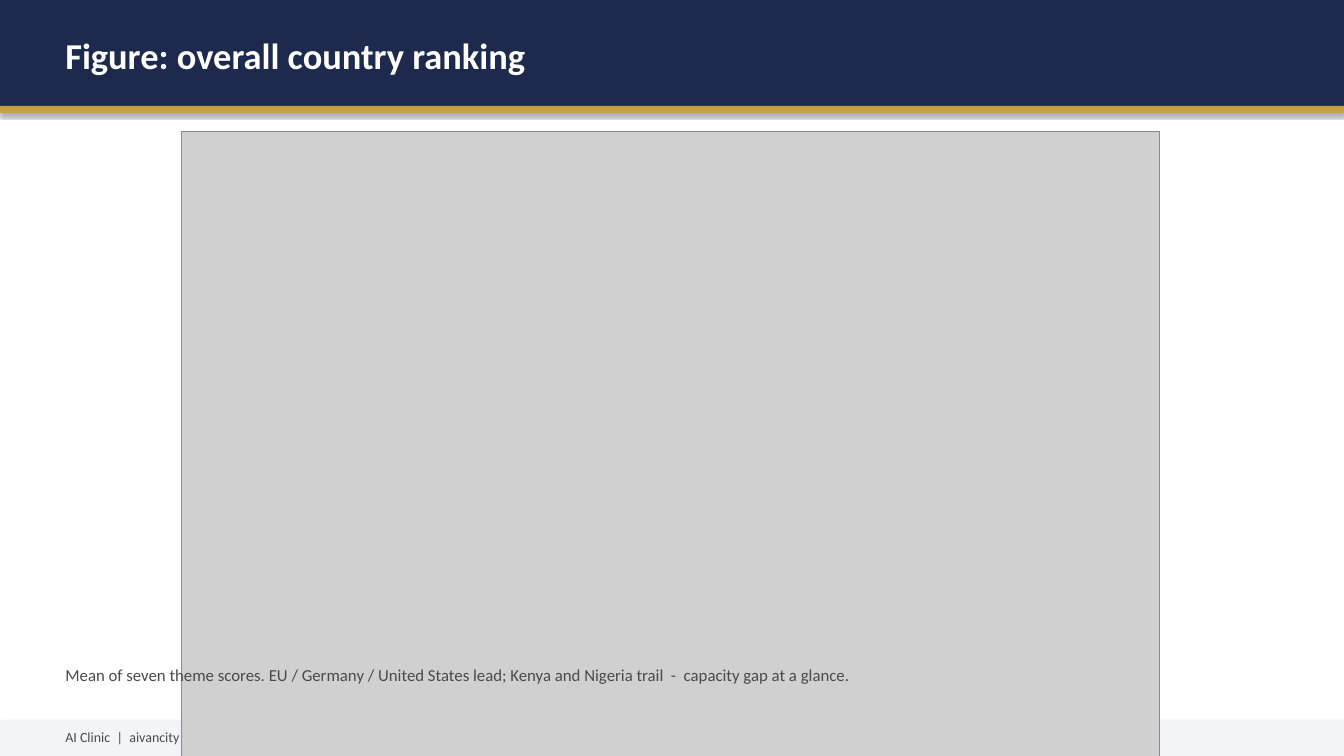
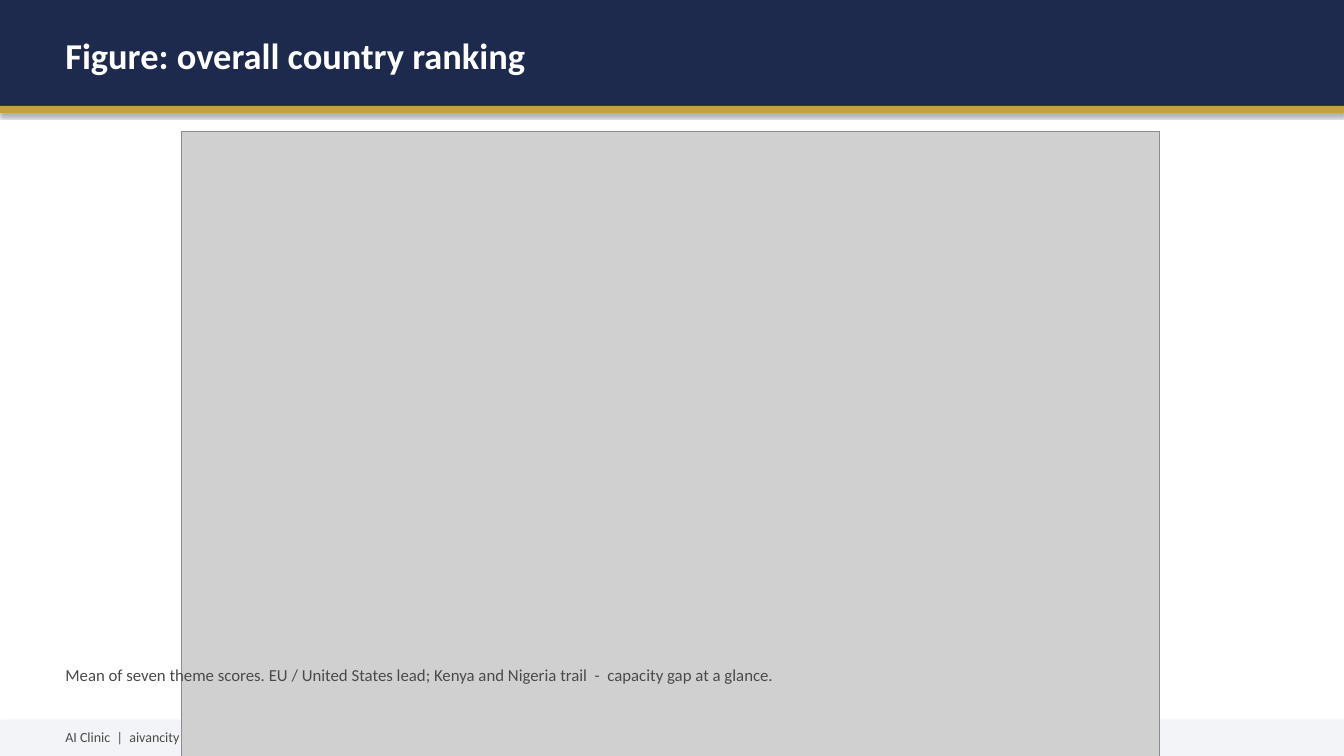
Before and after one commit to remi7025/AI-Clinic, a slide deck: slide 10 of AI_Clinic_Presentation.pptx. Drawn at 1344x756 pixels with LibreOffice and Linux fonts; fonts in the diff are those of the drawing; grey boxes stand for pictures. Boxes give left, top, right and bottom in pixels: in the first picture for what was removed or moved away, otherwise in the second. Text is boxed around its words. In the diff, an @@ line names an element or a change of style, - is before the commit and + after.

```diff
--- a/AI_Clinic_Presentation.pptx
+++ b/AI_Clinic_Presentation.pptx
@@ text at (65, 668, 772, 686): text changed @@
-Mean of seven theme scores. EU / Germany / United States lead; Kenya and Nigeria trail - capacity gap at a glance.
+Mean of seven theme scores. EU / United States lead; Kenya and Nigeria trail - capacity gap at a glance.
```
Also in this commit, not shown: 5 other slides changed, 32 other files.
